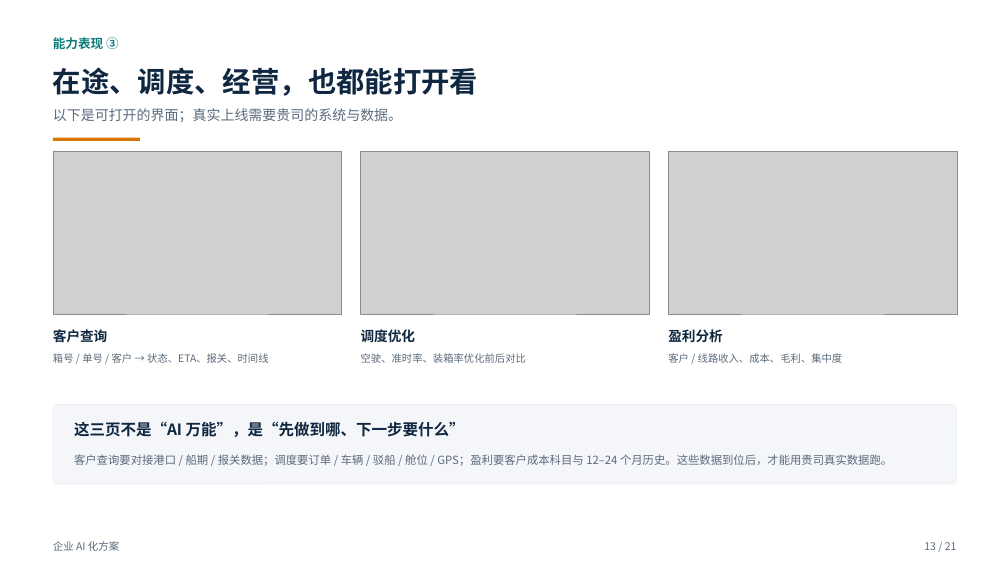
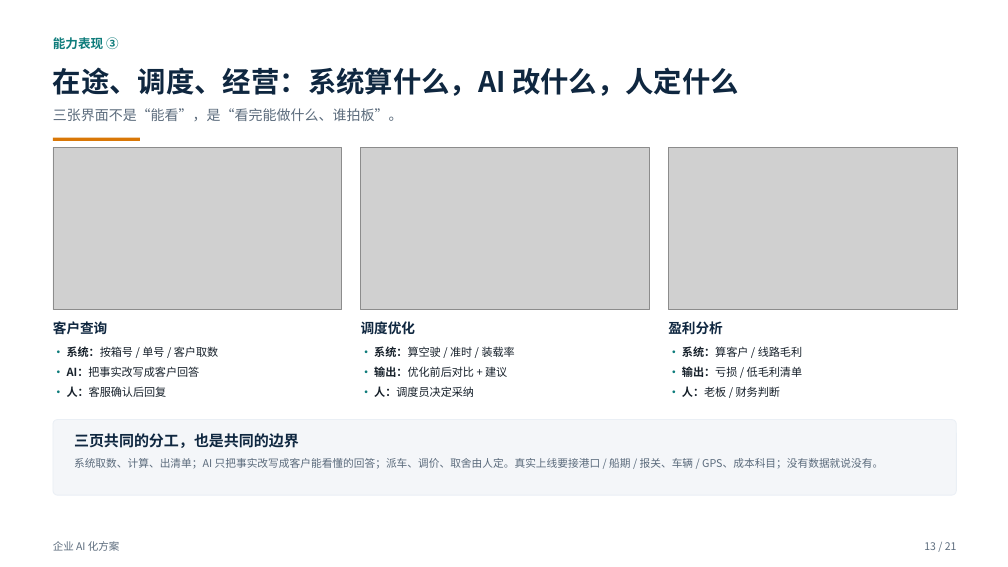
Before and after one commit to roma007/Enterprise-AI, a slide deck: slide 13 of 会客包/reports/客户老板版_企业AI化方案_2026-11-09.pptx. Drawn at 1008x567 pixels with LibreOffice and Linux fonts; fonts in the diff are those of the drawing; grey boxes stand for pictures. Boxes give left, top, right and bottom in pixels: in the first picture for what was removed or moved away, otherwise in the second. Text is boxed around its words. In the diff, an @@ line names an element or a change of style, - is before the commit and + after.

```diff
--- a/会客包/reports/客户老板版_企业AI化方案_2026-11-09.pptx
+++ b/会客包/reports/客户老板版_企业AI化方案_2026-11-09.pptx
@@ text at box(53, 67, 739, 96): text changed @@
-在途、调度、经营，也都能打开看
+在途、调度、经营：系统算什么，AI 改什么，人定什么
@@ text at box(53, 108, 403, 121): text changed @@
-以下是可打开的界面；真实上线需要贵司的系统与数据。
+三张界面不是“能看”，是“看完能做什么、谁拍板”。
@@ 3 pictures, 3 texts: place and size @@
-3 pictures, 3 texts at box(53, 152, 957, 343)
+3 pictures, 3 texts at box(53, 147, 957, 335)
@@ text at box(67, 346, 218, 397): text changed; size 9.8 to 10.6 pt; text colour #5B6B7C to #16202A @@
-箱号 / 单号 / 客户 → 状态、ETA、报关、时间线
+• 系统：按箱号 / 单号 / 客户取数
+• AI：把事实改写成客户回答
+• 人：客服确认后回复
@@ text at box(374, 346, 515, 397): text changed; size 9.8 to 10.6 pt; text colour #5B6B7C to #16202A @@
-空驶、准时率、装箱率优化前后对比
+• 系统：算空驶 / 准时 / 装载率
+• 输出：优化前后对比 + 建议
+• 人：调度员决定采纳
@@ text at box(682, 346, 802, 397): text changed; size 9.8 to 10.6 pt; text colour #5B6B7C to #16202A @@
-客户 / 线路收入、成本、毛利、集中度
+• 系统：算客户 / 线路毛利
+• 输出：亏损 / 低毛利清单
+• 人：老板 / 财务判断
@@ rounded rectangle: place and size @@
-rounded rectangle at box(53, 405, 957, 484)
+rounded rectangle at box(53, 420, 957, 495)
@@ text at box(74, 433, 299, 448): text changed; size 14.8 to 14.3 pt @@
-这三页不是“AI 万能”，是“先做到哪、下一步要什么”
+三页共同的分工，也是共同的边界
@@ text at box(74, 458, 883, 469): text changed; size 10.8 to 10.2 pt @@
-客户查询要对接港口 / 船期 / 报关数据；调度要订单 / 车辆 / 驳船 / 舱位 / GPS；盈利要客户成本科目与 12–24 个月历史。这些数据到位后，才能用贵司真实数据跑。
+系统取数、计算、出清单；AI 只把事实改写成客户能看懂的回答；派车、调价、取舍由人定。真实上线要接港口 / 船期 / 报关、车辆 / GPS、成本科目；没有数据就说没有。
```
Also in this commit, not shown: 6 other files.
